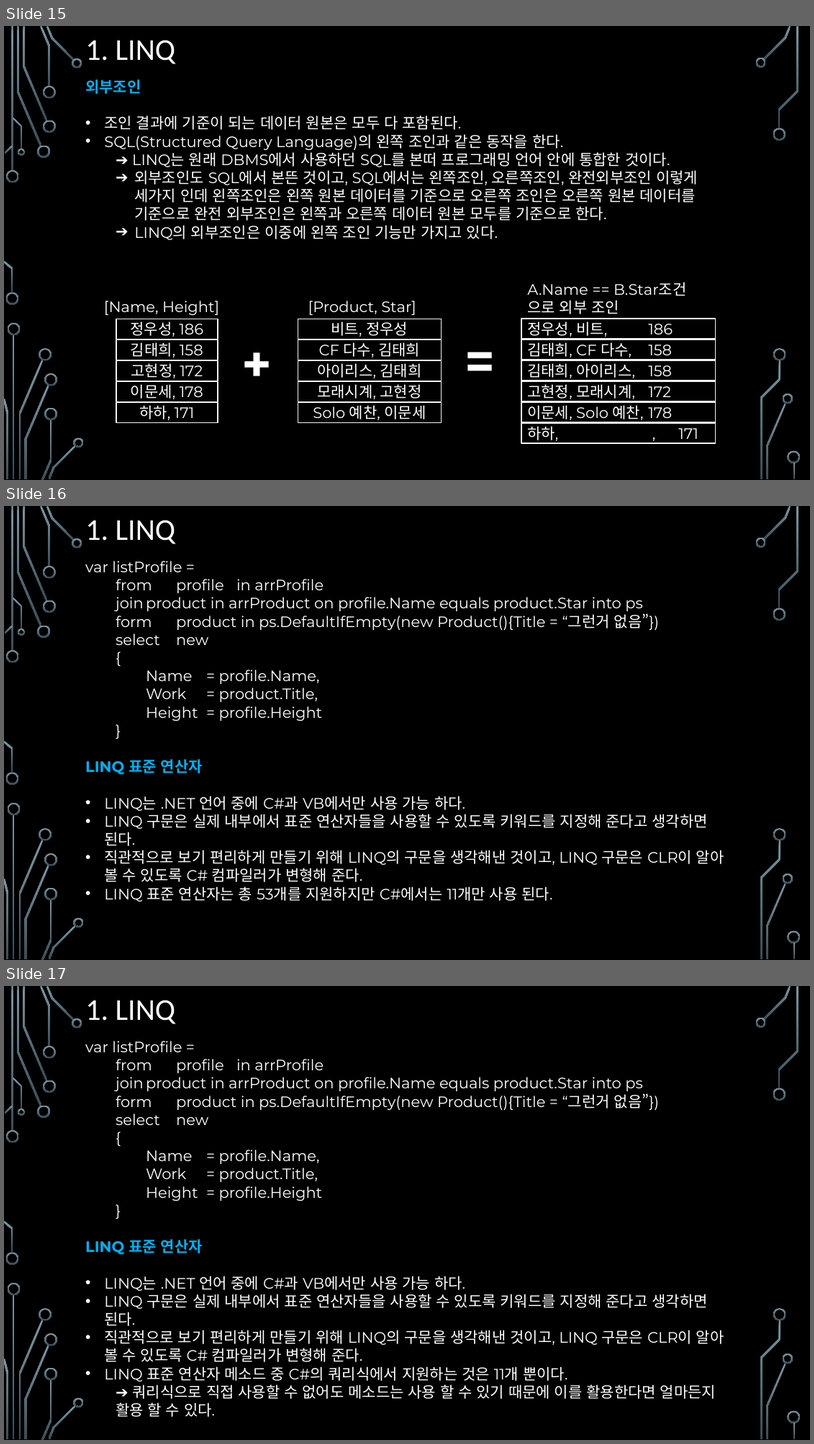
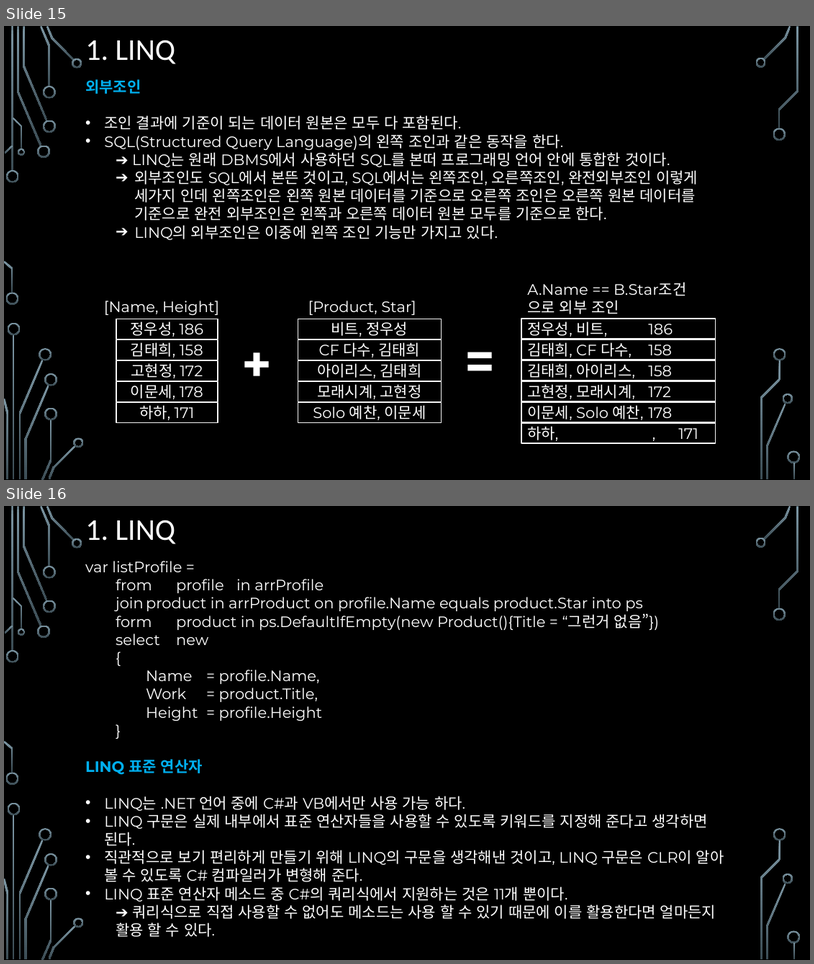
Before and after one commit to assassin4613/CShap, a slide deck: C#_Chapter_7.pptx. Shown one above the other, each under a label of ours: slides 15, 16 and 17 before the commit, slides 15 and 16 after it. The pictures are 814x1444 and 814x964 pixels, drawn with LibreOffice and Linux fonts; fonts in the diff are those of the drawing; background and template pictures are left out. Boxes give left, top, right and bottom in pixels: in the first picture for what was removed or moved away, otherwise in the second. Text is boxed around its words. In the diff, an @@ line names an element or a change of style, - is before the commit and + after.

```diff
--- a/C#_Chapter_7.pptx
+++ b/C#_Chapter_7.pptx
@@ slide 16 removed at (4, 506, 810, 960), background picture (left out); not listed: 36 template elements that a slide beside it also shows @@
@@ title removed at (85, 520, 175, 544) @@
-1. LINQ
@@ text removed at (85, 561, 725, 901) @@
-var listProfile =
-from profile in arrProfile
-join product in arrProduct on profile.Name equals product.Star into ps
-form product in ps.DefaultIfEmpty(new Product(){Title = “그런거 없음”})
-select new
-{
-Name = profile.Name,
-Work = product.Title,
-Height = profile.Height
-}
-LINQ 표준 연산자
-• LINQ는 .NET 언어 중에 C#과 VB에서만 사용 가능 하다.
-• LINQ 구문은 실제 내부에서 표준 연산자들을 사용할 수 있도록 키워드를 지정해 준다고 생각하면 된다.
-• 직관적으로 보기 편리하게 만들기 위해 LINQ의 구문을 생각해낸 것이고, LINQ 구문은 CLR이 알아 볼 수 있도록 C# 컴파일러가 변형해 준다.
-• LINQ 표준 연산자는 총 53개를 지원하지만 C#에서는 11개만 사용 된다.
@@ what was slide 17 is now slide 16 @@
```
Also in this commit, not shown: 1 other file.
